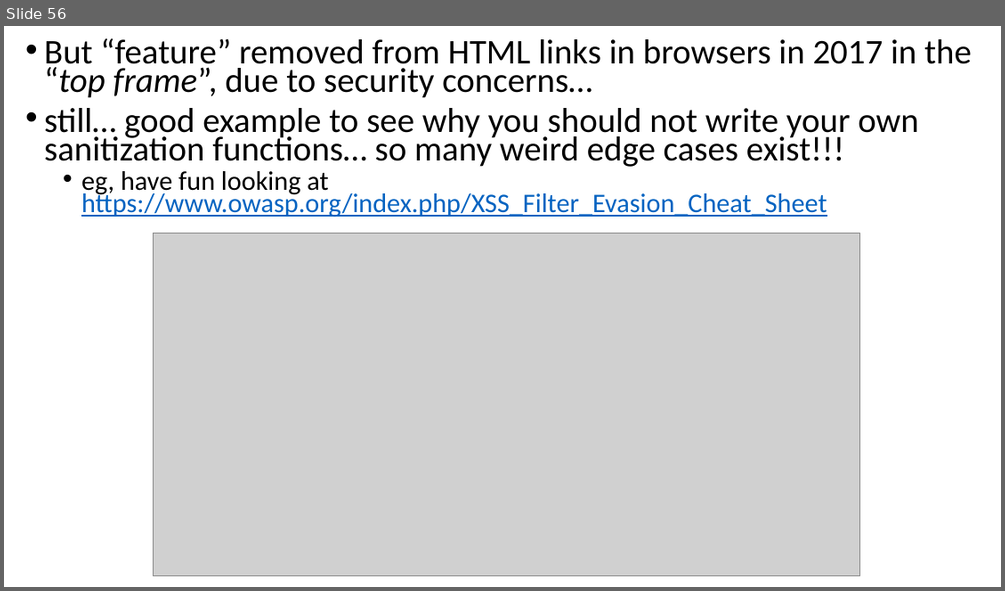
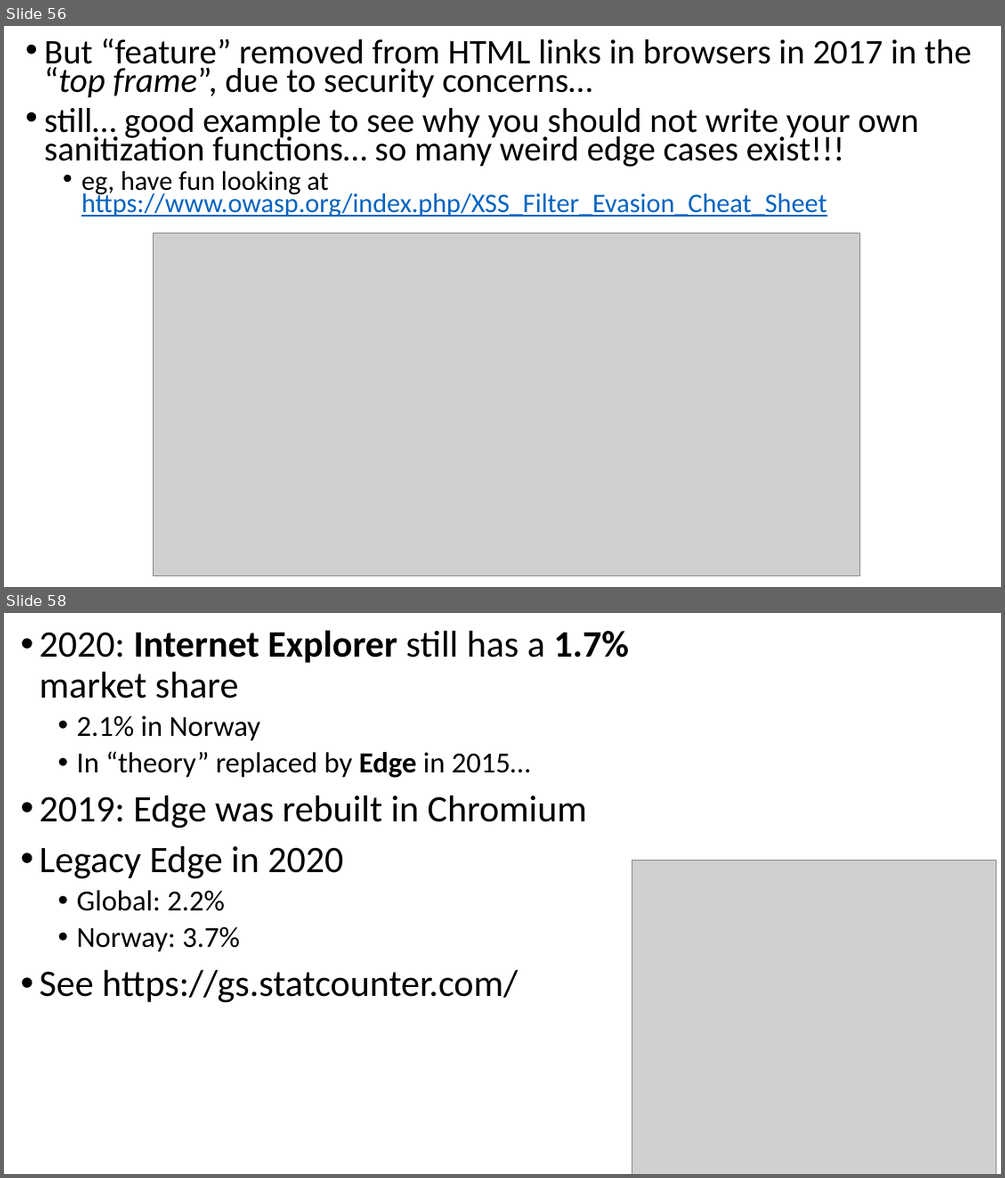
Before and after one commit to arcuri82/web_development_and_api_design, a slide deck: docs/slides/lesson_09.pptx. Shown one above the other, each under a label of ours: slide 56 before the commit, slides 56 and 58 after it; the slides between them are not shown. The pictures are 1005x591 and 1005x1178 pixels, drawn with LibreOffice and Linux fonts; fonts in the diff are those of the drawing; grey boxes stand for pictures. Boxes give left, top, right and bottom in pixels: in the first picture for what was removed or moved away, otherwise in the second. Text is boxed around its words. In the diff, an @@ line names an element or a change of style, - is before the commit and + after.

```diff
--- a/docs/slides/lesson_09.pptx
+++ b/docs/slides/lesson_09.pptx
@@ slide 58 added at [4,613,1001,1174], background #FFFFFF @@
@@ text added at [40,630,629,1003], 36 pt, text #000000 @@
+• 2020: Internet Explorer still has a 1.7% market share
+  • 2.1% in Norway
+  • In “theory” replaced by Edge in 2015…
+• 2019: Edge was rebuilt in Chromium
+• Legacy Edge in 2020
+  • Global: 2.2%
+  • Norway: 3.7%
+• See https://gs.statcounter.com/
@@ picture added at [632,860,995,1174] @@
```
Also in this commit, not shown: 2 slides changed, 1 other slide added, 1 other file.
